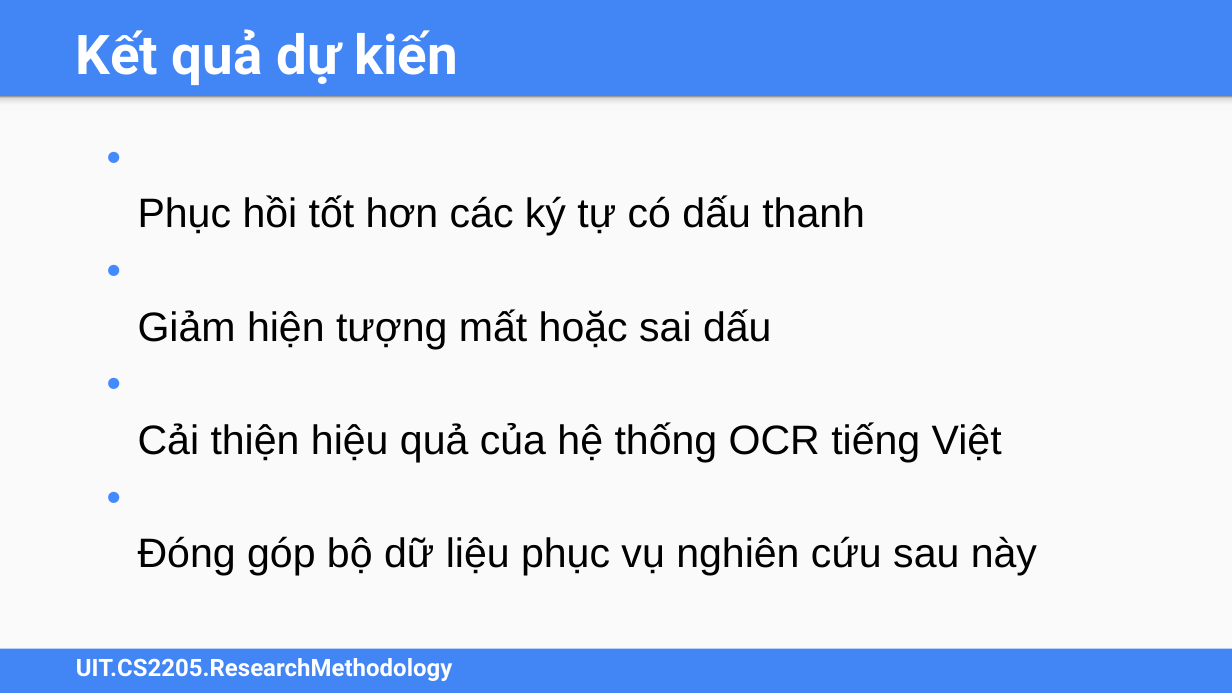
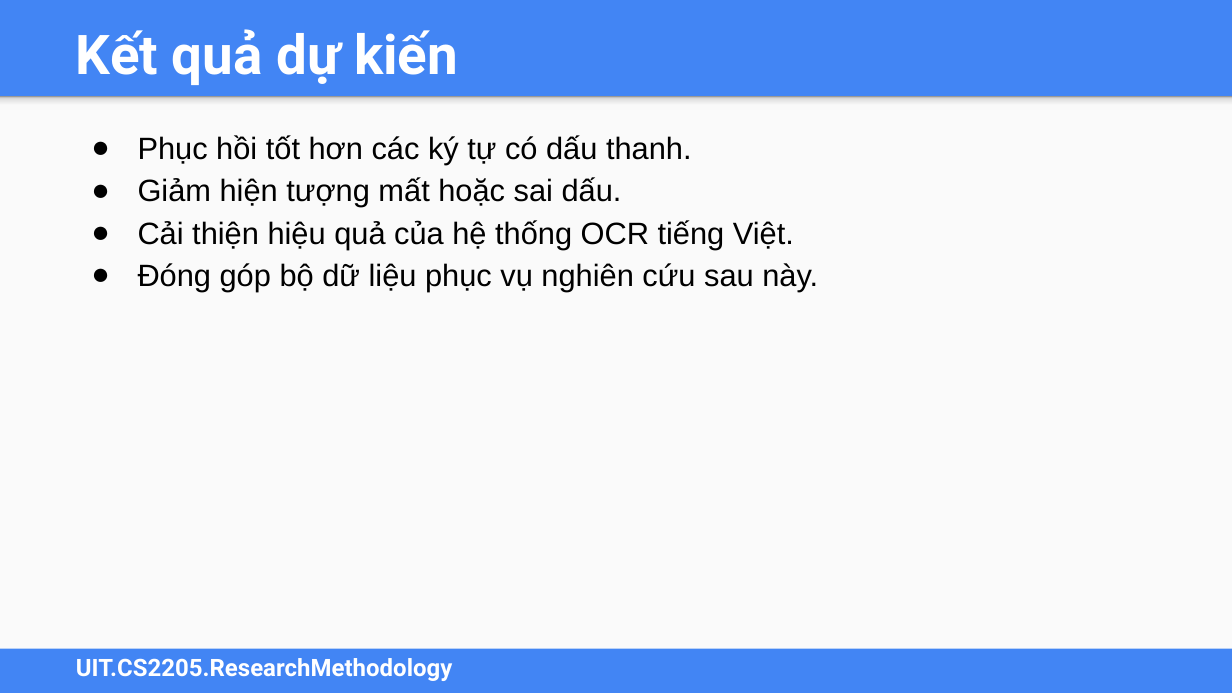
Before and after one commit to HoangSonDeveloper/CS2205, a slide deck: slide 8 of Sơn Nguyễn Hoàng - CS2205.SEP2025.DeCuong.FinalReport.Template.Slide.pptx. Drawn at 1232x693 pixels with LibreOffice and Linux fonts; fonts in the diff are those of the drawing. Boxes give left, top, right and bottom in pixels: in the first picture for what was removed or moved away, otherwise in the second. Text is boxed around its words. In the diff, an @@ line names an element or a change of style, - is before the commit and + after.

```diff
--- a/Sơn Nguyễn Hoàng - CS2205.SEP2025.DeCuong.FinalReport.Template.Slide.pptx
+++ b/Sơn Nguyễn Hoàng - CS2205.SEP2025.DeCuong.FinalReport.Template.Slide.pptx
@@ text at [138, 135, 818, 292]: text changed; size 24 to 18 pt @@
-•
-Phục hồi tốt hơn các ký tự có dấu thanh
-•
-Giảm hiện tượng mất hoặc sai dấu
-•
-Cải thiện hiệu quả của hệ thống OCR tiếng Việt
-•
-Đóng góp bộ dữ liệu phục vụ nghiên cứu sau này
+● Phục hồi tốt hơn các ký tự có dấu thanh.
+● Giảm hiện tượng mất hoặc sai dấu.
+● Cải thiện hiệu quả của hệ thống OCR tiếng Việt.
+● Đóng góp bộ dữ liệu phục vụ nghiên cứu sau này.
```
Also in this commit, not shown: 6 other slides changed, 3 other files.
